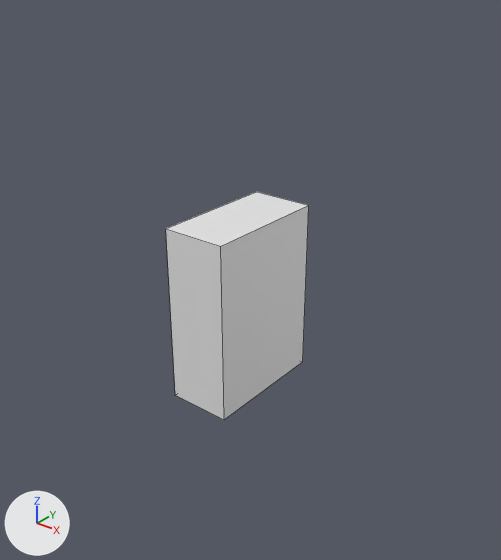
The Blender file box-v4end.blend as it was, and as the next commit left it.
One viewpoint serves both versions: a 50 mm lens placed at (9.88, -13.27, 11.48), pointed at (-0.71, -0.05, 3.27). Arrows for +X, +Y and +Z are at lower left; the lights stay in place. The picture after the commit comes second. Mesh edges are drawn as thin lines. The same objects are shown in both versions, whatever each file hides.

Names of what the first picture shows: 'Cards L'.
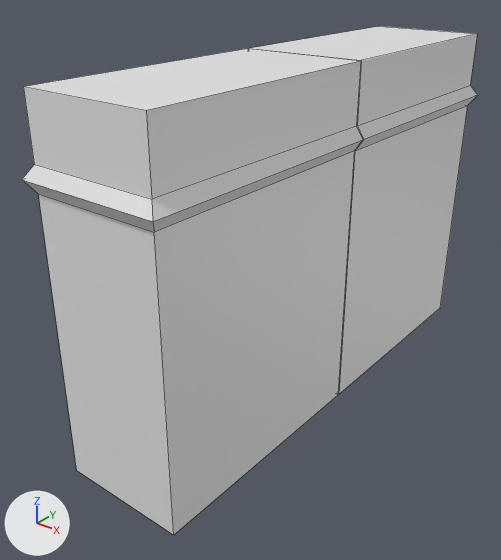
Where the change shows, as pixel boxes (x1, y1, x2, y2) in the pictures (501 x 560 px):
'Cards L', reshaped, moved, rescaled (217% wider, 123% taller): before (166, 192, 309, 420); after (22, 26, 478, 535)
part 1 of me_cube, built on: before (166, 205, 309, 420); after (22, 26, 478, 535)

The edits, one by one:
me_cube is used by ob_cards_l; location (-0.07, -1.23, 3.3); scale (1.65, 3.35, 4.6).
me_cube had 8 vertices, 6 faces and spanned x -0.5..0.5, y -0.5..0.5, z -0.5..0.5.
me_cube now has 40 vertices, 38 faces and spans x -0.561..0.561, y -0.53..1.536, z -0.5..0.5.
Part 1, on me_cube:
4 faces are deleted.
20 vertices are added at x -0.561..0.561, y -0.53..1.536, z -0.5..0.337.
6 new vertices lie (0.0, 0.006, 0.0) away from vertices in x -0.5..0.5, y 0.5, z 0.272..0.5.
6 new vertices lie (0.0, 1.0, 0.0) away from vertices in x -0.5..0.5, y 0.506, z 0.272..0.5.
36 new faces join them.
Object 'Cards L' (ob_cards_l) moves from (-0.07, -1.23, 3.3) to (-0.1, -2.19, 4.46).
Object 'Cards L' (ob_cards_l) is rescaled from (1.65, 3.35, 4.6) to (3.3, 6.7, 9.2).
